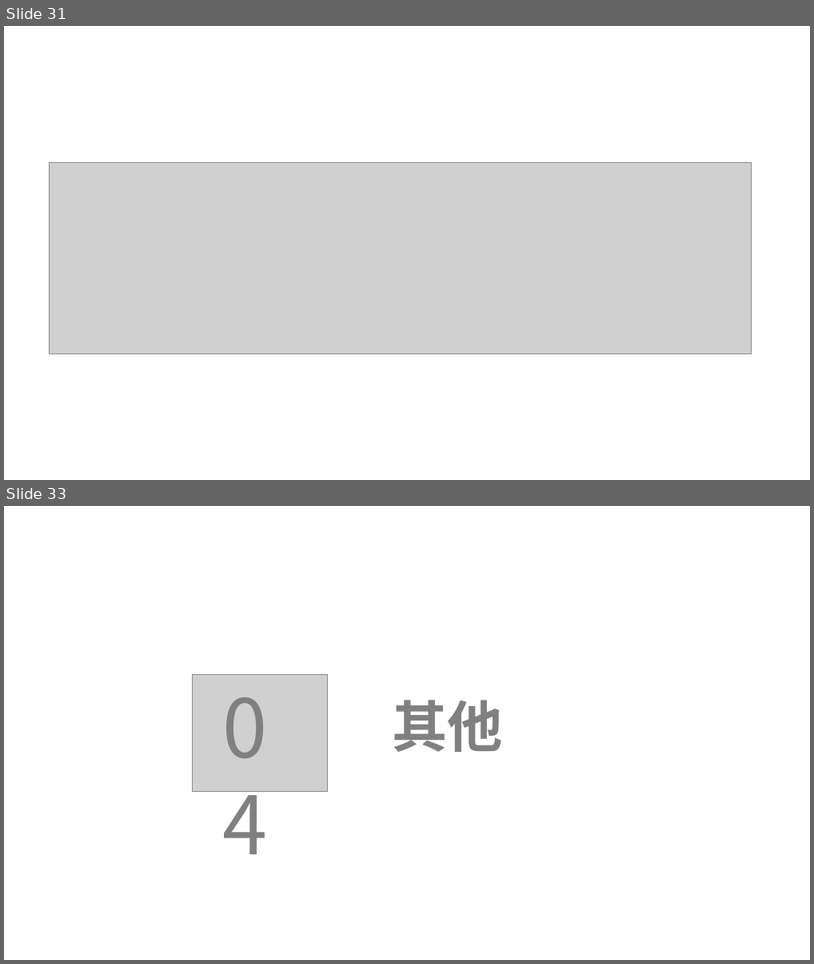
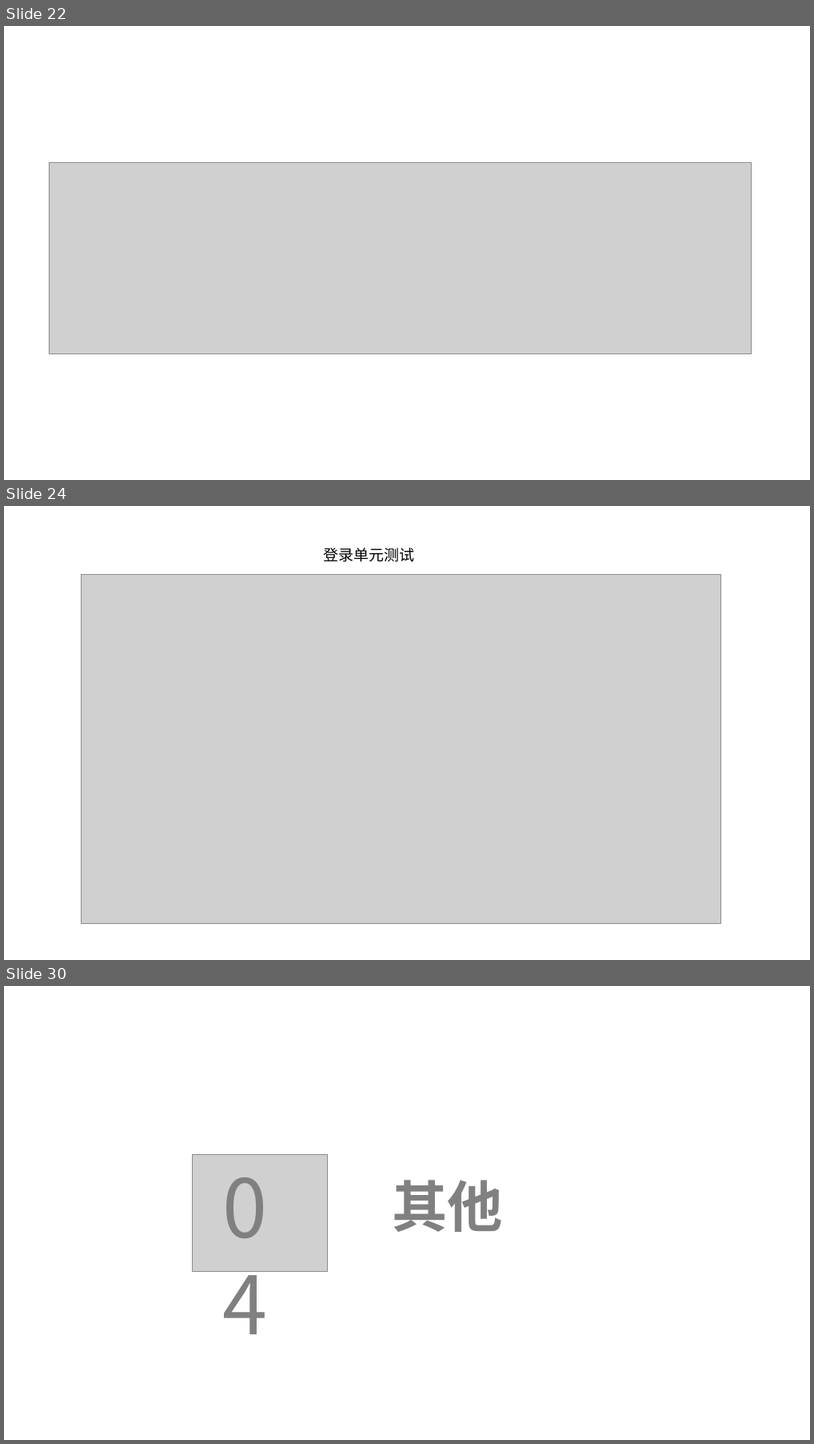
Before and after one commit to lenovo-wu/G11ZUCC, a slide deck: 代码实现.pptx. Shown one above the other, each under a label of ours: slides 31 and 33 before the commit, slides 22, 24 and 30 after it; the slides between them are not shown. The pictures are 814x964 and 814x1444 pixels, drawn with LibreOffice and Linux fonts; fonts in the diff are those of the drawing; grey boxes stand for pictures. Boxes give left, top, right and bottom in pixels: in the first picture for what was removed or moved away, otherwise in the second. Text is boxed around its words. In the diff, an @@ line names an element or a change of style, - is before the commit and + after.

```diff
--- a/代码实现.pptx
+++ b/代码实现.pptx
@@ slide 24 added at bbox=[4, 506, 810, 960], background #FFFFFF @@
@@ text added at bbox=[324, 548, 414, 562], 18 pt, text #000000 @@
+登录单元测试
@@ picture added at bbox=[81, 574, 722, 923] @@
@@ what was slide 31 is now slide 22 @@
@@ what was slide 33 is now slide 30 @@
```
Also in this commit, not shown: 2 slides changed, 12 other slides added, 16 slides removed.
